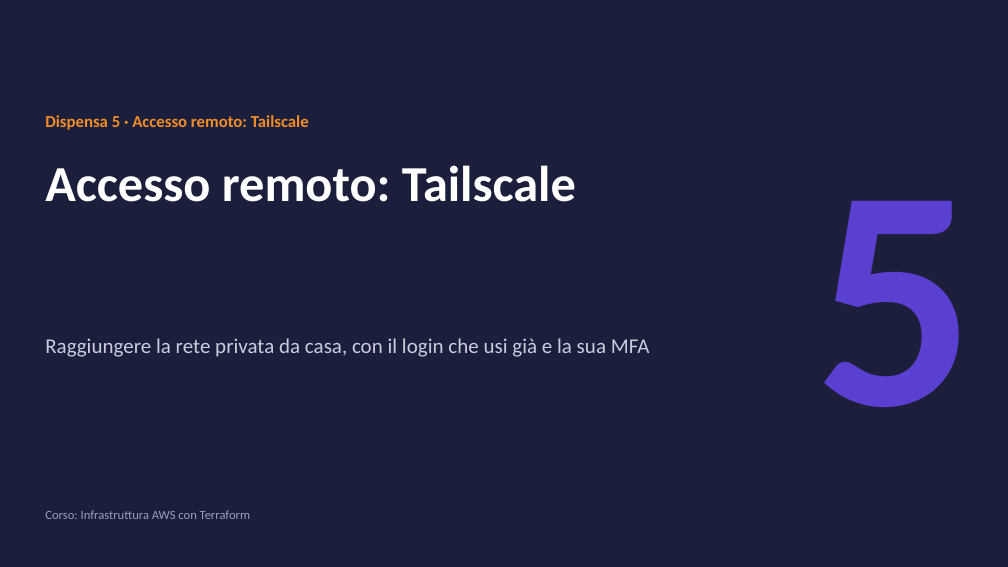
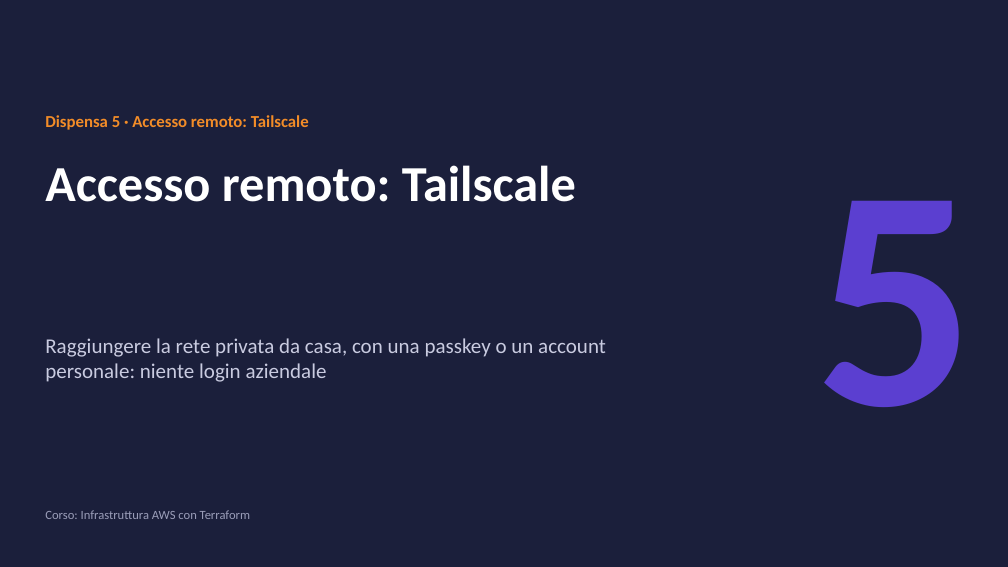
Before and after one commit to cereZ23/aws, a slide deck: slide 1 of slide/slide-5-tailscale.pptx. Drawn at 1008x567 pixels with LibreOffice and Linux fonts; fonts in the diff are those of the drawing. Boxes give left, top, right and bottom in pixels: in the first picture for what was removed or moved away, otherwise in the second. Text is boxed around its words. In the diff, an @@ line names an element or a change of style, - is before the commit and + after.

Commit message:
Lezione 5: login con passkey o account personale, nessun IdP aziendale richiesto

```diff
--- a/slide/slide-5-tailscale.pptx
+++ b/slide/slide-5-tailscale.pptx
@@ text at (x1=45, y1=338, x2=606, y2=382): text changed @@
-Raggiungere la rete privata da casa, con il login che usi già e la sua MFA
+Raggiungere la rete privata da casa, con una passkey o un account personale: niente login aziendale
```
Also in this commit, not shown: 6 other slides changed, 1 slide added, 1 slide removed, 2 other files.
